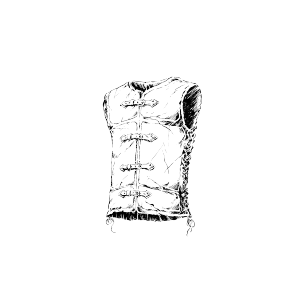
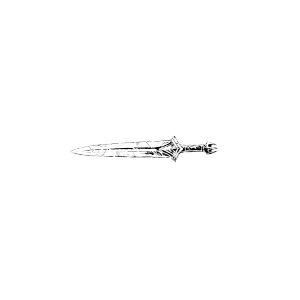
Revision of a layered 300px x 300px image; what changed, layer by layer:
hid group "Agrupar 3" (2 layers) over [70, 76, 218, 237]
showed group "Agrupar 2" (14 layers) over [70, 76, 218, 237]
added layer "Plano de fundo" (4th of 18, in "Agrupar 2") in group "Agrupar 2" over [70, 113, 218, 177]
